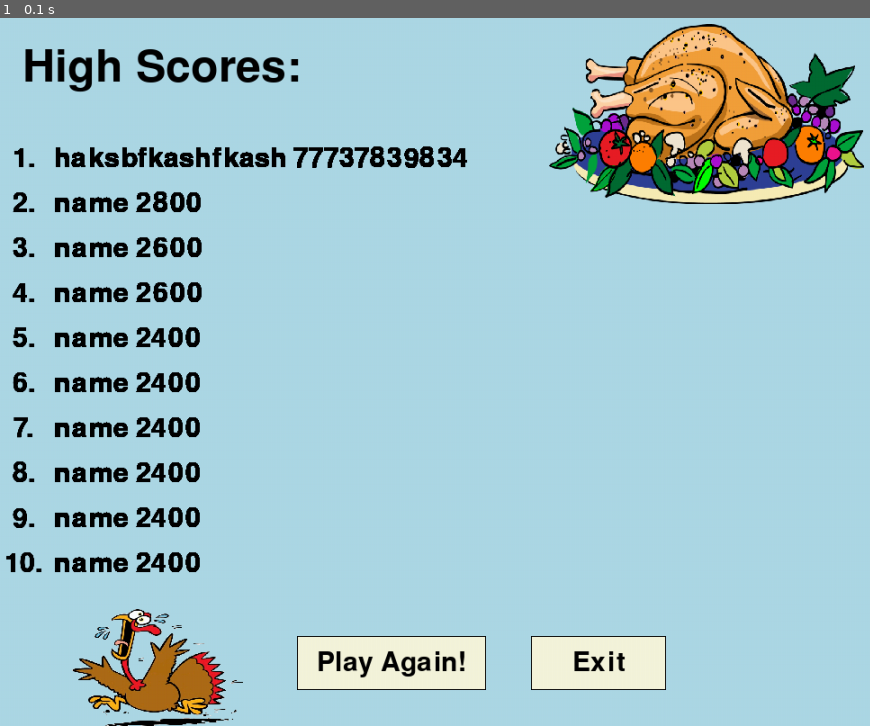
Above: before the commit, frame 1.
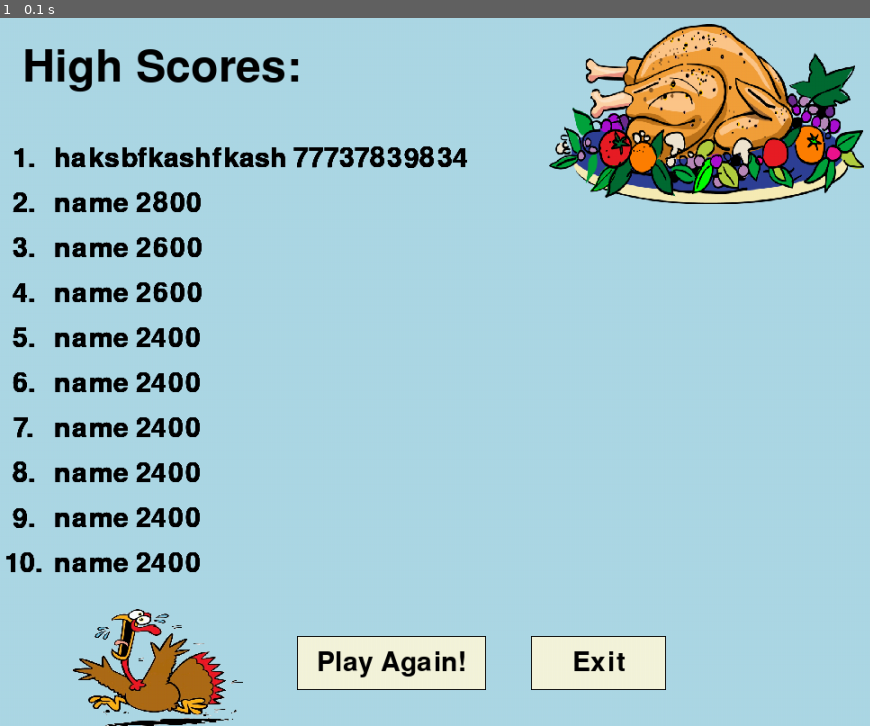
Above: after the commit, the same moment.

Repository: Utsal20/Turkills-Hackathon
Game: pygame game, started from Scores.py
The game is run twice, just before and just after one commit, with the same random seed, the same clock (stepped at 60 frames per second) and the same inputs.
Inputs:
- Up to frame 1 (0.1 s): no input

The runs differ from the first frame. In frame 1, 0.5% of the frame differs, in the area x 6-53%, y 18-79%.

Commit message:
Add files via upload

Diff:
--- a/Scores.py
+++ b/Scores.py
@@ -5,10 +5,10 @@
 from Turckeys import get_image
 from operator import itemgetter
 
-white = (245,245,220)
-wheat = (245, 222,179)
-black = ((0,0,0))
-gold = (218,165,32)
+white = (245, 245, 220)
+wheat = (245, 222, 179)
+black = ((0, 0, 0))
+gold = (218, 165, 32)
 
 # initialize screen
 pygame.init()
@@ -16,43 +16,45 @@
 pygame.display.set_caption("Guru's Turkeys")
 done = False
 
-def scorestitle(x,y,w,h):
+
+def scorestitle(x, y, w, h):
     smallText = pygame.font.Font("freesansbold.ttf", 50)
     textSurf, textRect = text_objects("High Scores:", smallText)
-    textRect.center = ((x + (w / 2)), (y + (h/ 2)))
+    textRect.center = ((x + (w / 2)), (y + (h / 2)))
     screen.blit(textSurf, textRect)
 
-def lines(num,x,y,w,h):
-    for line in range(1,10):
+
+def lines(num, x, y, w, h):
+    for line in range(1, 10):
         smallText = pygame.font.Font("freesansbold.ttf", 30)
         textSurf, textRect = text_objects(str(num) + ". ", smallText)
         textRect.center = ((x + (w / 2)), (y + (h / 2)))
         screen.blit(textSurf, textRect)
+
+
 def getScores():
-    x=[]
+    x = []
     with open('highscores.txt', 'r') as fileee:
         d = fileee.readlines()
         for l in d:
             n = l.strip('\n').split(' ')
-            #print(n)
+            # print(n)
             x.append(n)
-        #x.remove([''])
-    x = sorted(x, key = itemgetter(1), reverse=True)
+        # x.remove([''])
+        print(x)
+    x = sorted(x, key=itemgetter(1), reverse=True)
     return x
-def showScores(score,x,y,w,h):
-    for line in range(1,10):
+
+
+def showScores(score, x, y, w, h):
+    for line in range(1, 10):
         smallText = pygame.font.Font("freesansbold.ttf", 30)
         textSurf, textRect = text_objects(score, smallText)
         textRect = ((x + (w / 2)), (y + (h / 2)))
         screen.blit(textSurf, textRect)
 
-#turkey images
-turkey = pygame.transform.scale(get_image('cookedTurkey.png'), (350, 200))
-runningTurkey = pygame.transform.scale(get_image('runningTurkey.png'), (190, 130))
 
 
-scores = getScores()
-print(scores)
 
 def scorescreen():
     global done
@@ -61,44 +63,34 @@
         for event in pygame.event.get():
             if event.type == pygame.QUIT:
                 done = True
-            if event.type == pygame.MOUSEBUTTONDOWN:
-                if event.button == 1:
-                    mouse_pos = pygame.mouse.get_pos()
-                    print(mouse_pos)
-                    if 350<mouse_pos[0]<560 and 700<mouse_pos[1]<760:
-                        print('play again button clicked')
-                        done = True
-                        return 7
-                    elif 610<mouse_pos[0]<760 and 700<mouse_pos[1]<760:
-                        print('exit button clicked')
-                        done = True
-                        return 2
 
         screen.fill((173, 216, 230))
-        scorestitle(150,50,100,40)
+        scorestitle(150, 50, 100, 40)
 
-        #lines
+        # lines
         h = 150
-        for i in range(1,11):
-            lines(i,30,h,40,40)
+        for i in range(1, 11):
+            lines(i, 30, h, 40, 40)
             h += 50
-        #scores
+            # scores
             h2 = 135
-            for i in range(10):
-                score = scores[i][0] + " " + scores[i][1]
-                showScores(score,30,h2,100,40)
-                h2 += 50
+        scores = getScores()
+        for i in range(10):
+            score = scores[i][0] + " " + scores[i][1]
+            showScores(score, 30, h2, 100, 40)
+            h2 += 50
 
-        button("Play Again!", 350,700,210,60,white,gold,30)
-        button("Exit", 610,700,150,60,white, gold,30)
+        button("Play Again!", 350, 700, 210, 60, white, gold, 30)
+        button("Exit", 610, 700, 150, 60, white, gold, 30)
 
-
+        turkey = pygame.transform.scale(get_image('cookedTurkey.png'), (350, 200))
         screen.blit(turkey, (630, 20))
+        runningTurkey = pygame.transform.scale(get_image('runningTurkey.png'), (190, 130))
         screen.blit(runningTurkey, (100, 670))
 
         pygame.display.flip()
         # os.clock.tick(60)
 
 
-if __name__=='__main__':
+if __name__ == '__main__':
     scorescreen()
--- a/turkeykiller.py
+++ b/turkeykiller.py
@@ -1,129 +1,136 @@
-# -*- coding: utf-8 -*-
-"""
-Created on Sat Nov 18 11:38:14 2017
-
-@author: Amon, Utsal, Anujin, Ene
-"""
-
 import pygame
 import os
 import random
 import time
 from pygame import mixer
+from Turckeys import startscreen
 
-#initialize screen
+# initialize screen
 pygame.init()
 screen = pygame.display.set_mode((1000, 800))
 
-#image library function
+# image library function
 _image_library = {}
+
+
 def get_image(path):
-        global _image_library
-        image = _image_library.get(path)
-        if image == None:
-                canonicalized_path = path.replace('/', os.sep).replace('\\', os.sep)
-                image = pygame.image.load(canonicalized_path)
-                _image_library[path] = image
-        return image
+    global _image_library
+    image = _image_library.get(path)
+    if image == None:
+        canonicalized_path = path.replace('/', os.sep).replace('\\', os.sep)
+        image = pygame.image.load(canonicalized_path)
+        _image_library[path] = image
+    return image
 
-#background color
-screen.fill((175,238,238))
+
+# background color
+screen.fill((175, 238, 238))
 bg = get_image('landscape.jpg')
 
-#score text
+# score text
 pygame.font.init()
 myfont = pygame.font.SysFont('Arial', 30)
 score = int(0);
-textsurface = myfont.render('Score: '+str(score), False, (0, 0, 0))
+textsurface = myfont.render('Score: ' + str(score), False, (0, 0, 0))
+
+
 def update_score(i):
-        global textsurface
-        global score
-        score = score + i
-        textsurface = myfont.render('Score: '+str(score), False, (0, 0, 0))
-        screen.blit(textsurface,(0,0))
+    global textsurface
+    global score
+    score = score + i
+    textsurface = myfont.render('Score: ' + str(score), False, (0, 0, 0))
+    screen.blit(textsurface, (0, 0))
+
+
 update_score(0)
 
-#turkey images
-turkey = pygame.transform.scale(get_image('turkey.png'),(100,100))
-turkey_list = (500,500)
+# turkey images
+turkey = pygame.transform.scale(get_image('turkey.png'), (100, 100))
+turkey_list = (500, 500)
+
+
 def show_turkeys():
-        screen.blit(turkey,turkey_list)
-        #for i in turkey_list:
-                #screen.blit(turkey, i)
+    screen.blit(turkey, turkey_list)
+    # for i in turkey_list:
+    # screen.blit(turkey, i)
 
-#turkey sounds
+
+# turkey sounds
 mixer.init()
 mixer.music.load('turkeysound2.wav')
 
+
 def new_turkey():
-        return int(random.randint(0,1000)/100)*100,int(random.randint(0,800)/100)*100
+    return int(random.randint(0, 1000) / 100) * 100, int(random.randint(0, 800) / 100) * 100
 
-#check if turkey was brutally murdered and do something if it was...
+
+# check if turkey was brutally murdered and do something if it was...
 def turkey_killed_or_not(mouse_pos):
-        global turkey_list
-        global time1
-        global time_level
-        pos=(0,0)
-        pos = int((mouse_pos[0])/100)*100,int((mouse_pos[1])/100)*100
-        print('pos: ',pos)
-        if pos == turkey_list:
-                update_score(200)
-                if mixer.music.get_busy():
-                        mixer.music.stop()
-                        print('sound stoppped')
-                mixer.music.play()
-                time_level = time_level * 0.9;
-                print('timelevel: ',time_level)
-                print('turkey killed')
-                print('sound played')
-                turkey_list = new_turkey()
-                time1 = time.time()
+    global turkey_list
+    global time1
+    global time_level
+    pos = (0, 0)
+    pos = int((mouse_pos[0]) / 100) * 100, int((mouse_pos[1]) / 100) * 100
+    print('pos: ', pos)
+    if pos == turkey_list:
+        update_score(200)
+        if mixer.music.get_busy():
+            mixer.music.stop()
+            print('sound stoppped')
+        mixer.music.play()
+        time_level = time_level * 0.9;
+        print('timelevel: ', time_level)
+        print('turkey killed')
+        print('sound played')
+        turkey_list = new_turkey()
+        time1 = time.time()
 
-#save score to file
+name = startscreen()
+# save score to file
 def save_score(score):
-        with open('highscores.txt','a') as filehandler:
-                filehandler.writelines('name '+str(score)+'\n')
-        print('highscore saved: ','name ',score)
+    with open('highscores.txt', 'a') as filehandler:
+        filehandler.writelines(name + ' ' + str(score) + '\n')
+    print('highscore saved: ', name, score)
 
-mouse_pos = (0,0)
 
+mouse_pos = (0, 0)
+time1 = time.time()
 time_level = 2.0
 
-def playgame():
-        global time1, turkey_list
-        #gameloop
-        done = False
-        time1 = time.time()
-        timer = time.time()
-
-        while not done:
-                for event in pygame.event.get():
-                        if event.type == pygame.QUIT:
-                                done = True
-                        if event.type == pygame.MOUSEBUTTONDOWN:
-                                if event.button == 1:
-                                        mouse_pos = pygame.mouse.get_pos()
-                                        print(mouse_pos)
-                                        turkey_killed_or_not(mouse_pos)
-
-                if time.time()-time1 > time_level:
-                        turkey_list = new_turkey()
-                        time1 = time.time()
-
-                print("Time: ", 30-(time.time()-timer) )
-                if time.time()-timer>30:
-                        done = True
+timer = time.time()
 
 
-                screen.blit(bg, (0,0))
-                update_score(0)
-                show_turkeys()
+def playgame():
+    global time1, turkey_list
+    # gameloop
+    done = False
+    while not done:
+        for event in pygame.event.get():
+            if event.type == pygame.QUIT:
+                done = True
+            if event.type == pygame.MOUSEBUTTONDOWN:
+                if event.button == 1:
+                    mouse_pos = pygame.mouse.get_pos()
+                    print(mouse_pos)
+                    turkey_killed_or_not(mouse_pos)
 
-                pygame.display.flip()
-                #os.clock.tick(60)
+        if time.time() - time1 > time_level:
+            turkey_list = new_turkey()
+            time1 = time.time()
 
-        save_score(score)
+        print("Time: ", 30 - (time.time() - timer))
+        if time.time() - timer > 30:
+            done = True
+
+        screen.blit(bg, (0, 0))
+        update_score(0)
+        show_turkeys()
+
+        pygame.display.flip()
+        # os.clock.tick(60)
+
+    save_score(score)
 
 
-if __name__=='__main__':
-        playgame()
+if __name__ == '__main__':
+    playgame()
